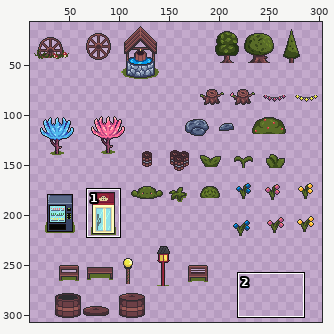
File history of a sprite sheet, GotoGameJamProject/Assets/Art/Sprites/Background/exterior-items.png. Above: a wide view before the commit, with the close-up outlined.
Close-up. Before the edit:
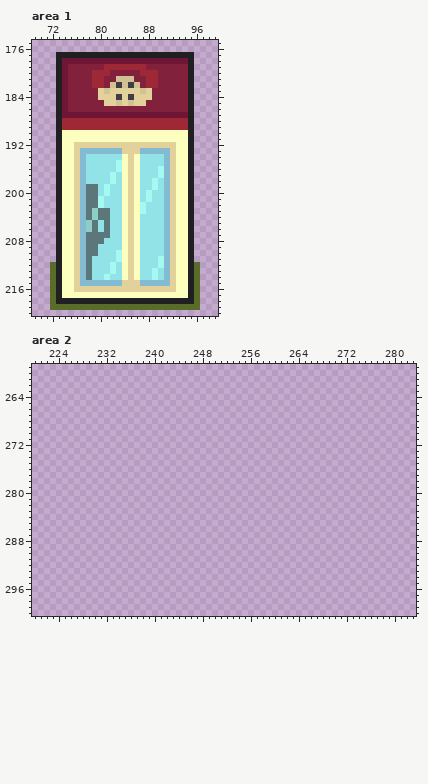
The file is 320x320 pixels. Colours within 5 levels of each other are drawn and written as one. Shown: area 1: x 69..99, y 175..220; area 2: x 220..283, y 259..300. The wide view leaves out empty margins.
The same view after the edit:
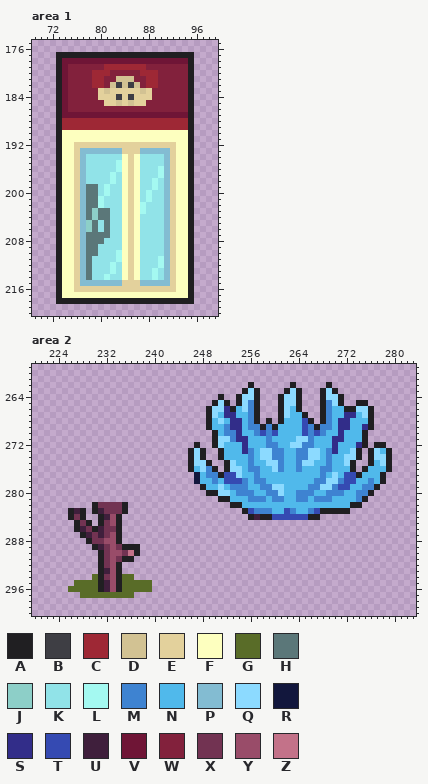
Palette (. is transparent): A #201f22  B #3e3e44  C #9e2835  D #d2c293  E #e3d19c  F #fdffbf  G #596c28  H #5b7779  J #8dcfc8  K #91e3e8  L #a4f9f1  M #3e83d1  N #50b9eb  P #83bcd2  Q #8cdaff  R #12173d  S #322d89  T #354ab2  U #3f1f3c  V #6f1536  W #82213c  X #723352  Y #994c69  Z #c37289
From old to new:
Changed rows in their new state; - is an unchanged pixel.
Area 1:
first column x 72:
212 .-----------------------.
213 .-----------------------.
214 .-----------------------.
215 .-----------------------.
216 .-----------------------.
217 .-----------------------.
218 .-----------------------.
219 .........................
Area 2:
first column x 226:
262 ------------------------------A------A-----A----------
263 -----------------------------AQA----AQA---AQA---------
264 -------------------------A--AQQA---AQQA---AQQA--------
265 ------------------------AQA-AQMA---AQQA---AMQA--AA----
266 -----------------------AQQSANQMA---AQNA---AMNNAAQQA---
267 -----------------------AQNSSNNMA---AQNNA--AMNNSSNQA---
268 -----------------------ANQNSSNMA-A-ANNNTA-AMNSSNNNA---
269 -----------------------ANNMSSNMMAMANNNNTMAMMNSSNNSA---
270 ------------------------ANMMSNNMTMTNNNNTMTMNNSNNNA----
271 ------------------------AQQMSSNNNMNNNNQQMNNNSSNNNA----
272 ---------------------A--AQNNNSNNNMMNNQQMMNNNSNNNSA-AA-
273 --------------------AQA--ANNNSMNQQMMNNMMQQNMSNNQA-AQNA
274 --------------------AQA--ANNNNMNQQMMNNMMQQNMNNQQA-AQQA
275 --------------------AQQA--AQNNMNNQQMNNMQQNNMNNQA--ANQA
276 --------------------ANQMA-AQQNMMNNQMNNMNNNMMNNNA-ANNNA
277 ---------------------RNMMATTQNNMNNNNNNNNNNMNQNTTANNNA-
278 ---------------------RNNMNTTTMNMMNNNNNNNNMMQQMTTNNMNA-
279 ----------------------ANNQNMMMNNMMQQNNNNMMQQMTTNNMMA--
280 -----------------------AAQQNMMMNNMMQNNMMMNNMMMNNMMA---
281 -------------------------AANNNMMMNMMNNMMNMMMNNNNMA----
282 ----AXXXXA-----------------AANNNNNNNNNNNNNNNNNNAA-----
283 AUA-AUXXXA-------------------ATMMMNNTMNNMTAAAAA-------
284 AXA--AUYA---------------------AUAATTTTTTAA------------
285 -AXA-AXYA---------------------------------------------
286 -AUXAUXXA---------------------------------------------
287 --AUXUXYA---------------------------------------------
288 ---AXXYYA---------------------------------------------
289 ----AUXYXAAA------------------------------------------
290 -----AXYYXZA------------------------------------------
291 -----AXYXAA-------------------------------------------
292 -----AXYA---------------------------------------------
293 -----AUYA---------------------------------------------
294 ----GAXYAGG-------------------------------------------
295 -GGGGAUYAGGGGG----------------------------------------
296 GGGGGAUYAGGGGG----------------------------------------
297 --GGGGGGGGG-------------------------------------------
Where, in picture pixels (left, top, right, bottom), the same in both close-ups:
erased: (50, 262, 200, 310)
added: (188, 382, 392, 520)
added: (68, 502, 152, 598)
